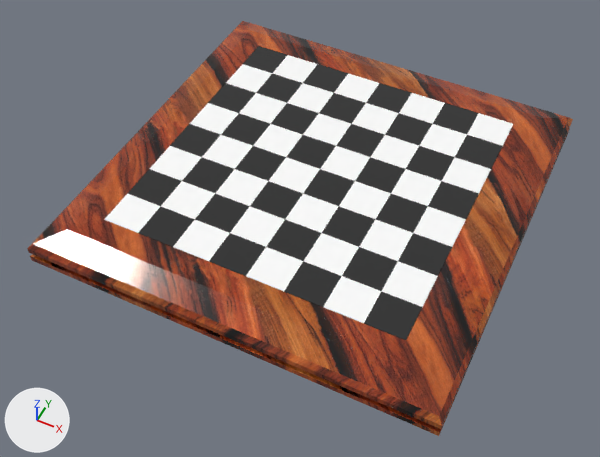
Before and after pictures for a commit that changed the Blender file Chess Set/Models/ChessScene.blend.
Camera for both pictures: a camera (50 mm lens) standing at (0.393, -0.857, 0.913) and looking at (0.006, -0.083, -0.054). The axes (+X, +Y, +Z) are drawn at lower left. The lights are the same throughout.

In view in the first picture: 'Chess Board'.
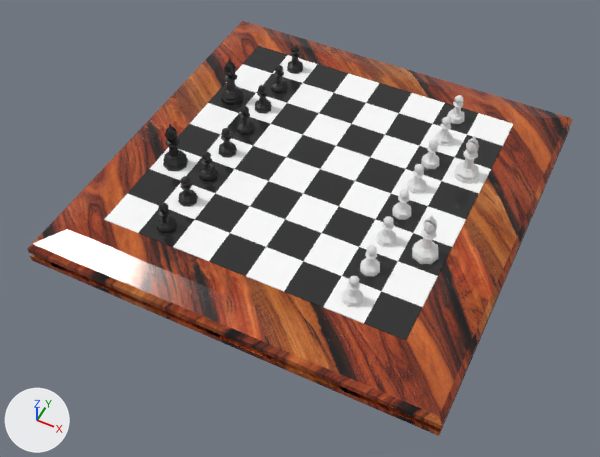
Commit message: 26 Managing Your Chess Scene Assets

Location of each change, (x1, y1, x2, y2) in pixels of the pictures (600 x 457 px):
'Bishop.002', shown: after (412, 215, 438, 264)
'Bishop.003', shown: after (454, 136, 479, 184)
'Bishop.001', shown (black): after (163, 124, 188, 171)
'Bishop', shown (black): after (221, 59, 243, 105)
'Pawn.009', shown: after (342, 276, 363, 308)
'Pawn.008', shown: after (360, 245, 380, 276)
'Pawn.011', shown: after (377, 216, 396, 247)
'Pawn.006', shown (black): after (157, 203, 177, 233)
'Pawn.010', shown: after (392, 189, 411, 220)
'Pawn.007', shown: after (178, 176, 198, 207)
'Pawn.013', shown: after (407, 164, 426, 194)
'Pawn.004', shown: after (199, 151, 218, 181)
'Pawn.012', shown: after (421, 140, 439, 169)
'Pawn.005', shown: after (219, 128, 237, 158)
'Pawn.002', shown: after (237, 106, 255, 135)
'Pawn.015', shown: after (435, 117, 452, 146)
'Pawn.014', shown: after (447, 95, 465, 124)
'Pawn.003', shown: after (255, 85, 272, 114)
'Pawn', shown: after (271, 65, 288, 93)
'Pawn.001', shown: after (287, 46, 303, 74)

The edits, one by one:
Object 'Bishop' (ob_bishop) is now shown.
Object 'Bishop.001' (ob_bishop_001) is now shown.
Object 'Pawn' (ob_pawn) is now shown.
Object 'Pawn.001' (ob_pawn_001) is now shown.
Object 'Pawn.002' (ob_pawn_002) is now shown.
Object 'Pawn.003' (ob_pawn_003) is now shown.
Object 'Pawn.004' (ob_pawn_004) is now shown.
Object 'Pawn.005' (ob_pawn_005) is now shown.
Object 'Pawn.006' (ob_pawn_006) is now shown.
Object 'Pawn.007' (ob_pawn_007) is now shown.
Object 'Bishop.002' (ob_bishop_002) is now shown.
Object 'Bishop.003' (ob_bishop_003) is now shown.
Object 'Pawn.008' (ob_pawn_008) is now shown.
Object 'Pawn.009' (ob_pawn_009) is now shown.
Object 'Pawn.010' (ob_pawn_010) is now shown.
Object 'Pawn.011' (ob_pawn_011) is now shown.
Object 'Pawn.012' (ob_pawn_012) is now shown.
Object 'Pawn.013' (ob_pawn_013) is now shown.
Object 'Pawn.014' (ob_pawn_014) is now shown.
Object 'Pawn.015' (ob_pawn_015) is now shown.
